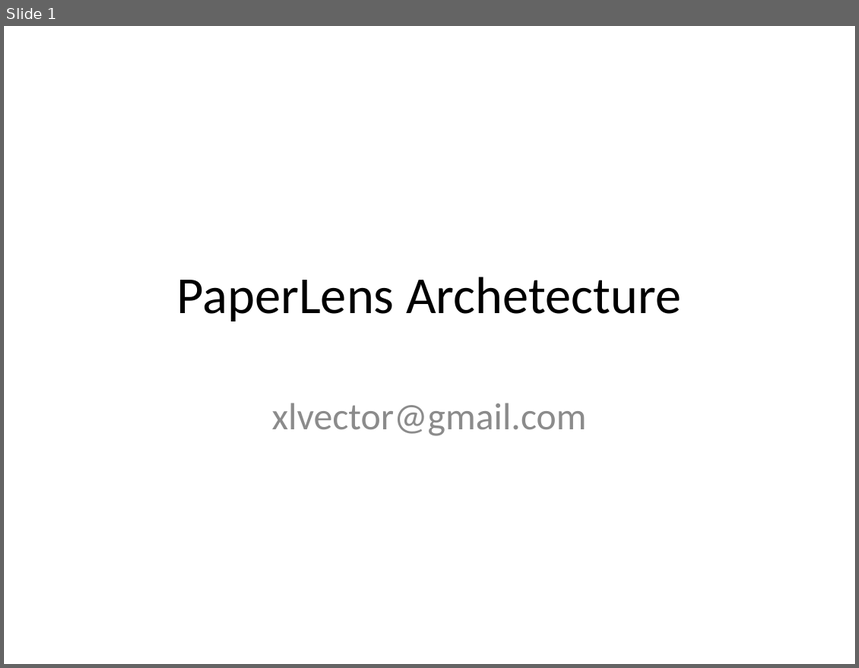
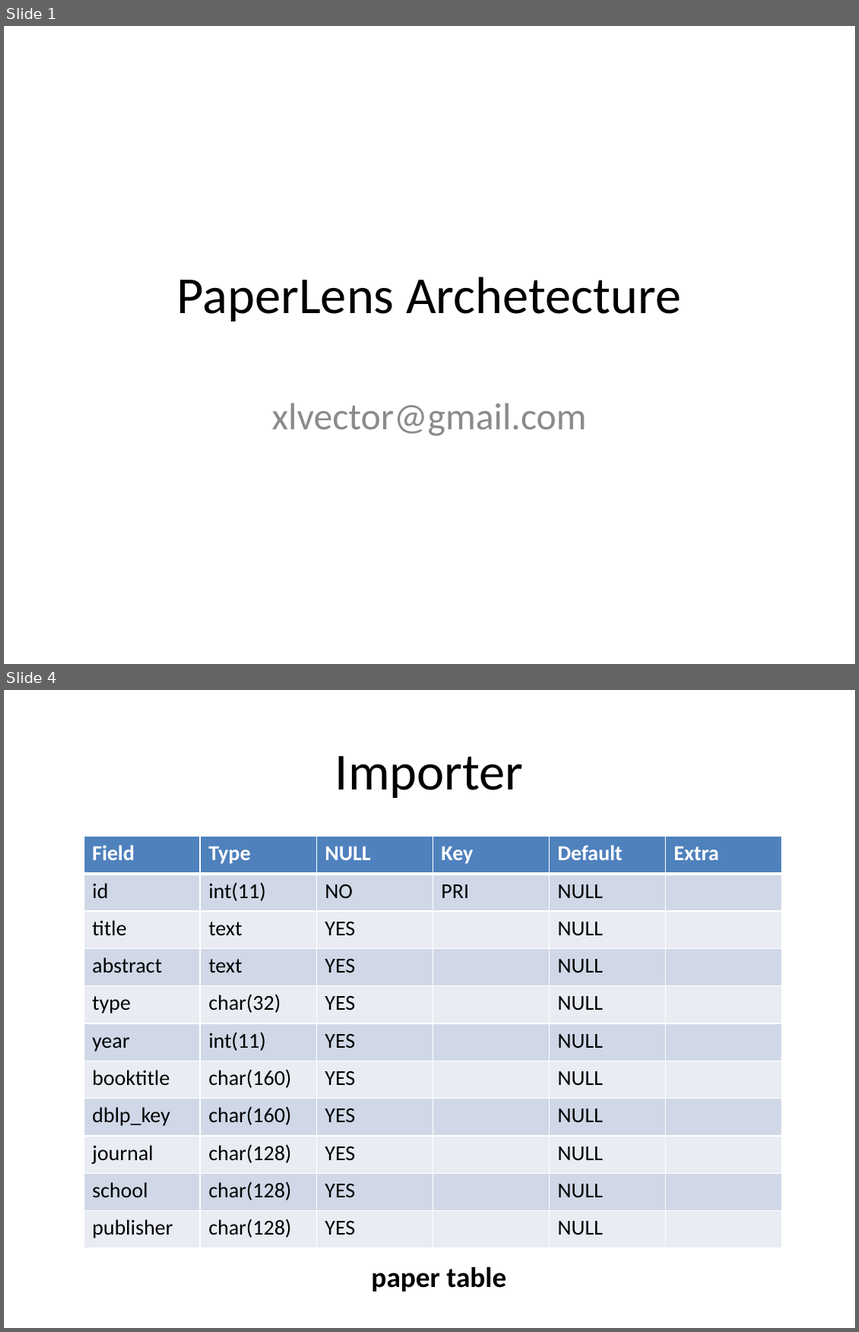
Before and after one commit to amumu-dev/paperlens, a slide deck: doc/PPT/PaperLens Archetecture.pptx. Shown one above the other, each under a label of ours: slide 1 before the commit, slides 1 and 4 after it; the slides between them are not shown. The pictures are 859x668 and 859x1332 pixels, drawn with LibreOffice and Linux fonts; fonts in the diff are those of the drawing. Boxes give left, top, right and bottom in pixels: in the first picture for what was removed or moved away, otherwise in the second. Text is boxed around its words. In the diff, an @@ line names an element or a change of style, - is before the commit and + after.

```diff
--- a/doc/PPT/PaperLens Archetecture.pptx
+++ b/doc/PPT/PaperLens Archetecture.pptx
@@ slide 4 added at bbox=[4, 690, 855, 1328], background #FFFFFF @@
@@ title added at bbox=[335, 756, 524, 798], 44 pt, text #000000 @@
+Importer
@@ table added at bbox=[84, 837, 784, 1249], 11 rows, 6 columns @@
+Field | Type | NULL | Key | Default | Extra
+id | int(11) | NO | PRI | NULL | 
+title | text | YES |  | NULL | 
+abstract | text | YES |  | NULL | 
+type | char(32) | YES |  | NULL | 
+year | int(11) | YES |  | NULL | 
+booktitle | char(160) | YES |  | NULL | 
+dblp_key | char(160) | YES |  | NULL | 
+journal | char(128) | YES |  | NULL | 
+school | char(128) | YES |  | NULL | 
+publisher | char(128) | YES |  | NULL | 
@@ text added at bbox=[371, 1267, 506, 1292], 24 pt, text #000000, bold @@
+paper table
```
Also in this commit, not shown: 10 other slides added.
